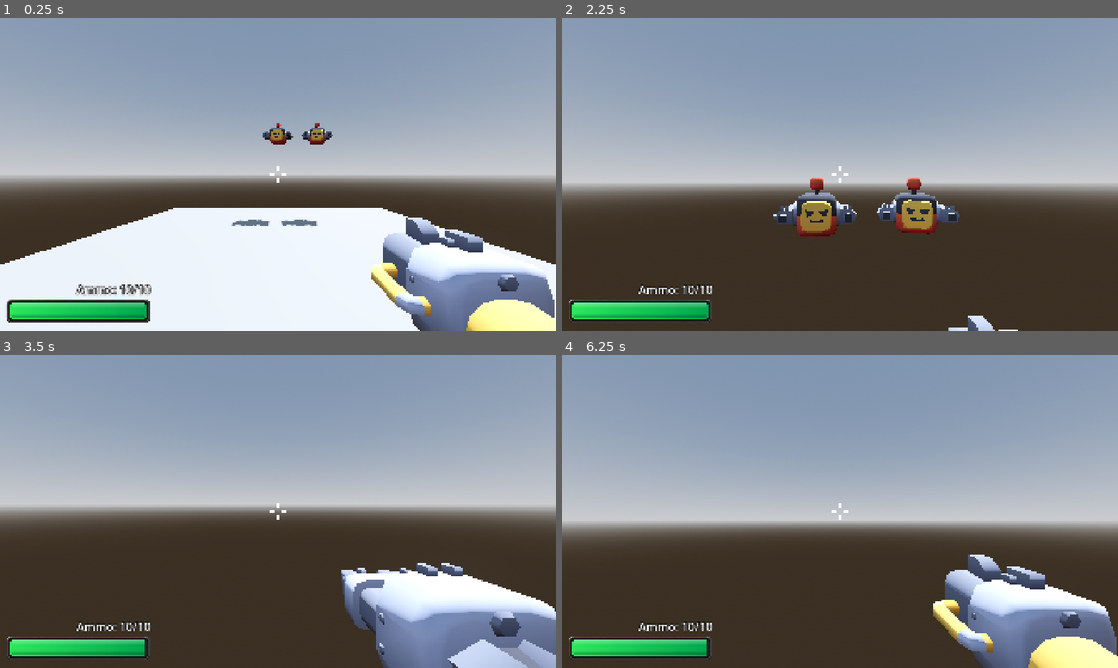
Above: before the commit, frames 1-4 (two rows, left to right).
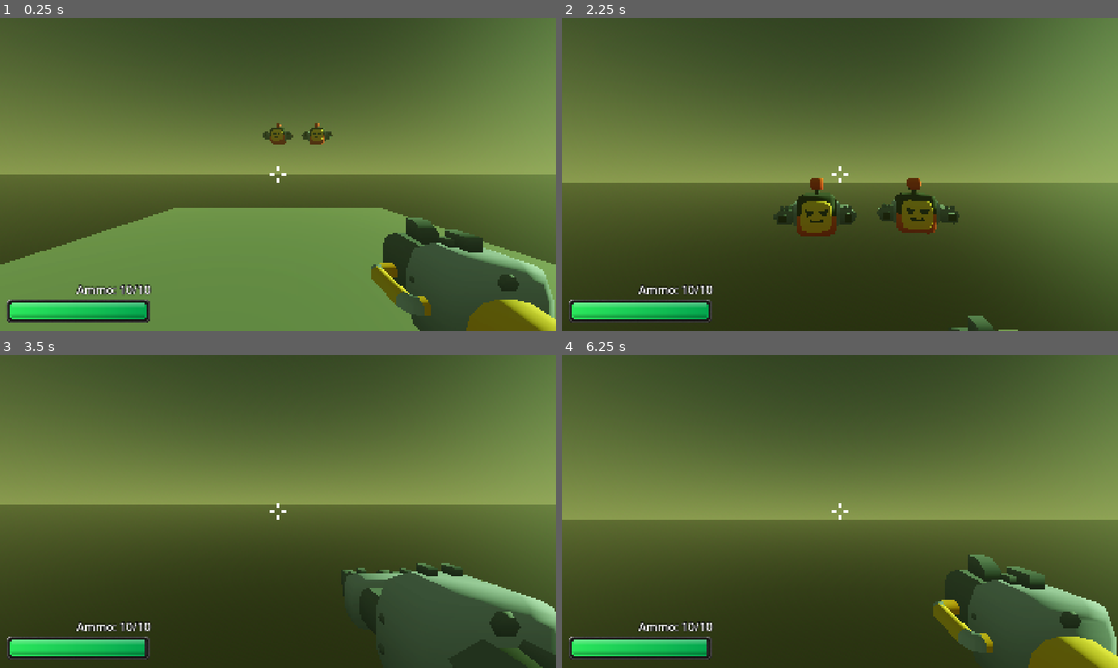
Above: after the commit, the same moments.

Repository: Stone-keep/3d_first_person_shooter
Game: Godot game, scene res://scenes/game.tscn
The game is run twice, just before and just after one commit, with the same random seed, the same clock (stepped at 60 frames per second) and the same inputs. Sound files missing from this copy of the repository are replaced by a short silence.
Inputs (mouse positions are in pixels of both pictures, inside the frame that each line leads up to):
- Up to frame 1 (0.25 s): no input
- Up to frame 2 (2.25 s): move the mouse to (867, 174) at 0.52 s; press the mouse at (867, 174) at 0.53 s; hold W (forward) from 0.53 s (still down); tap Space (jump) at 0.77, 1.52 s; move the mouse to (812, 174) at 1.27 s; release the mouse at (812, 174) at 1.28 s; tap Shift (run) at 1.35 s; move the mouse to (851, 168) at 2.02 s; tap E (toggle_weapon) at 2.1 s
- Up to frame 3 (3.5 s): keep holding W (forward); move the mouse to (272, 517) at 2.77 s; click (272, 517) at 2.85 s; tap Space (jump) at 3.02 s
- Up to frame 4 (6.25 s): tap Enter at 3.5, 5.75 s; move the mouse to (878, 514) at 3.52 s; hold Shift (run) 3.53-4.28 s; tap Space (jump) at 3.77, 4.25, 4.52, 6.02 s; move the mouse to (795, 508) at 4.27 s; tap E (toggle_weapon) at 4.35 s; move the mouse to (845, 511) at 5.02 s; press the mouse at (845, 511) at 5.03 s; move the mouse to (817, 505) at 5.77 s; release W (forward) at 5.78 s; release the mouse at (817, 505) at 5.78 s; hold D (right) from 5.78 s (still down); tap Shift (run) at 5.85 s

The runs differ from the first frame. In frame 1, 97% of the frame differs, in the area x 0-100%, y 0-100%; in frame 2, 74%; in frame 3, 76%; in frame 4, 78%.

Commit message:
Add enviornement animation

Diff:
--- a/scenes/dual_shooter.tscn
+++ b/scenes/dual_shooter.tscn
@@ -9,6 +9,8 @@
 weapon_name = "DualShooter"
 shoot_sound = ExtResource("2_quhbp")
 damage = 2
+current_ammo = 25
+max_ammo = 25
 cooldown = 0.3
 continuous_shooting = true
 min_flash_size = 0.3
--- a/scenes/enemy.gd
+++ b/scenes/enemy.gd
@@ -100,5 +100,5 @@
 		shoot_timer.stop()
 
 func _on_shoot_timer_timeout() -> void:
-	if player:
+	if player and not is_dying:
 		shoot()
--- a/scenes/game.gd
+++ b/scenes/game.gd
@@ -1,12 +1,47 @@
 extends Node3D
+
+@export var morning_color := Color(0.722, 1.0, 0.604)
+@export var daylight_color := Color(0.918, 1.0, 0.839)
+@export var sunset_color := Color(1.0, 0.604, 0.388)
+@export var half_day_time := 300.0
 
 @onready var player: CharacterBody3D = $Characters/Player
 @onready var hud: CanvasLayer = $HUD
+@onready var enviornement: WorldEnvironment = $Enviornement
+@onready var sun: DirectionalLight3D = $Sun
+@onready var sky_material: ProceduralSkyMaterial = enviornement.environment.sky.sky_material
 
 func _ready() -> void:
 	player.health_changed.connect(_on_player_health_changed)
 	hud.update_player_current_hp(player.current_health, player.max_health)
+	enviornement_animation()
 
+func enviornement_animation():
+	var tween = create_tween()
+	tween.set_parallel(true)
+	tween.tween_property(sun, "light_energy", 1.0, half_day_time)
+	tween.tween_property(sun, "light_color", daylight_color, half_day_time)
+	tween.tween_property(sun, "rotation_degrees", Vector3(-90, 100, 0), half_day_time)
+	tween.tween_property(sky_material, "sky_top_color", Color(0.16, 0.24, 0.18), half_day_time)
+	tween.tween_property(sky_material, "sky_horizon_color", Color(0.70, 0.78, 0.48), half_day_time)
+	tween.tween_property(sky_material, "ground_horizon_color", Color(0.70, 0.78, 0.48), half_day_time)
+	tween.tween_property(sky_material, "ground_bottom_color", Color(0.08, 0.10, 0.055), half_day_time)
+	tween.tween_property(enviornement.environment, "ambient_light_color", Color(0.42, 0.50, 0.30), half_day_time)
+	tween.tween_property(enviornement.environment, "fog_light_color", Color(0.70, 0.78, 0.48), half_day_time)
+	tween.tween_property(enviornement.environment, "volumetric_fog_albedo", Color(0.70, 0.78, 0.48), half_day_time)
+	tween.tween_property(enviornement.environment, "volumetric_fog_density", 0, half_day_time)
+	tween.chain()
+	tween.tween_property(sun, "light_energy", 0.8, half_day_time)
+	tween.tween_property(sun, "light_color", sunset_color, half_day_time)
+	tween.tween_property(sun, "rotation_degrees", Vector3(-170, 100, 0), half_day_time)
+	tween.tween_property(sky_material, "sky_top_color", Color(0.11, 0.055, 0.10), half_day_time)
+	tween.tween_property(sky_material, "sky_horizon_color", Color(0.82, 0.36, 0.26), half_day_time)
+	tween.tween_property(sky_material, "ground_horizon_color", Color(0.82, 0.36, 0.26), half_day_time)
+	tween.tween_property(sky_material, "ground_bottom_color", Color(0.055, 0.035, 0.035), half_day_time)
+	tween.tween_property(enviornement.environment, "ambient_light_color", Color(0.45, 0.26, 0.20), half_day_time)
+	tween.tween_property(enviornement.environment, "fog_light_color", Color(0.82, 0.36, 0.26), half_day_time)
+	tween.tween_property(enviornement.environment, "volumetric_fog_albedo", Color(0.82, 0.36, 0.26), half_day_time)
+	tween.tween_property(enviornement.environment, "volumetric_fog_density", 0.014, half_day_time)
 
 func _on_player_health_changed(hp_current: int, hp_max: int):
 	hud.update_player_current_hp(hp_current, hp_max)
--- a/scenes/game.tscn
+++ b/scenes/game.tscn
@@ -6,8 +6,14 @@
 [ext_resource type="PackedScene" uid="uid://dsvmctv4la0no" path="res://scenes/enemy.tscn" id="2_yqjtg"]
 
 [sub_resource type="ProceduralSkyMaterial" id="ProceduralSkyMaterial_8cj0n"]
-sky_horizon_color = Color(0.66224277, 0.6717428, 0.6867428, 1)
-ground_horizon_color = Color(0.66224277, 0.6717428, 0.6867428, 1)
+sky_top_color = Color(0.075, 0.13, 0.11, 1)
+sky_horizon_color = Color(0.55, 0.62, 0.34, 1)
+sky_curve = 0.32
+sky_energy_multiplier = 0.78
+ground_bottom_color = Color(0.065, 0.08, 0.045, 1)
+ground_horizon_color = Color(0.55, 0.62, 0.34, 1)
+ground_curve = 0.22
+ground_energy_multiplier = 0.5
 
 [sub_resource type="Sky" id="Sky_uwrxv"]
 sky_material = SubResource("ProceduralSkyMaterial_8cj0n")
@@ -15,8 +21,30 @@
 [sub_resource type="Environment" id="Environment_yqjtg"]
 background_mode = 2
 sky = SubResource("Sky_uwrxv")
+ambient_light_source = 2
+ambient_light_color = Color(0.34, 0.42, 0.26, 1)
+ambient_light_sky_contribution = 0.35
+ambient_light_energy = 0.62
+reflected_light_source = 2
 tonemap_mode = 2
+tonemap_exposure = 1.05
+tonemap_white = 1.25
 glow_enabled = true
+glow_intensity = 0.22
+glow_bloom = 0.08
+fog_enabled = true
+fog_light_color = Color(0.55, 0.62, 0.34, 1)
+fog_light_energy = 0.45
+fog_sun_scatter = 0.12
+fog_density = 0.018
+fog_aerial_perspective = 0.72
+fog_sky_affect = 0.464
+volumetric_fog_enabled = true
+volumetric_fog_density = 0.0191
+volumetric_fog_albedo = Color(0.58, 0.66, 0.37, 1)
+volumetric_fog_anisotropy = 0.62
+adjustment_enabled = true
+adjustment_saturation = 1.08
 
 [sub_resource type="BoxShape3D" id="BoxShape3D_8cj0n"]
 size = Vector3(10, 1, 20)
@@ -29,11 +57,14 @@
 
 [node name="HUD" parent="." unique_id=429791386 instance=ExtResource("1_lnu2h")]
 
-[node name="WorldEnvironment" type="WorldEnvironment" parent="." unique_id=1138551987]
+[node name="Enviornement" type="WorldEnvironment" parent="." unique_id=1138551987]
 environment = SubResource("Environment_yqjtg")
 
-[node name="DirectionalLight3D" type="DirectionalLight3D" parent="." unique_id=1570479734]
-transform = Transform3D(-0.8660254, -0.43301278, 0.25, 0, 0.49999997, 0.86602545, -0.50000006, 0.75, -0.43301266, 0, 0, 0)
+[node name="Sun" type="DirectionalLight3D" parent="." unique_id=1570479734]
+transform = Transform3D(-0.1736482, -0.17101006, 0.96984625, 0, 0.9848077, 0.17364818, -0.9848077, 0.030153692, -0.17101008, 0, 0, 0)
+light_color = Color(0.72156864, 1, 0.6039216, 1)
+light_energy = 0.8
+light_angular_distance = 0.45
 shadow_enabled = true
 
 [node name="Floor" type="StaticBody3D" parent="." unique_id=487463042]
--- a/scenes/hud.gd
+++ b/scenes/hud.gd
@@ -4,6 +4,7 @@
 @export var player_hp_red: CompressedTexture2D
 
 @onready var player_hp_bar: TextureProgressBar = $Control/PlayerInfo/PlayerHealthBackground/PlayerHealthBar
+@onready var ammo_label: Label = $Control/PlayerInfo/AmmoLabel
 
 func update_player_current_hp(current_health: int, max_health: int):
 	player_hp_bar.max_value = max_health
@@ -19,3 +20,6 @@
 		player_hp_bar.texture_progress = player_hp_red
 	else:
 		player_hp_bar.texture_progress = player_hp_green
+
+func update_ammo(current_ammo: int, max_ammo: int):
+	pass
--- a/scenes/weapon.gd
+++ b/scenes/weapon.gd
@@ -9,6 +9,8 @@
 @export var weapon_name := "Weapon"
 @export var shoot_sound: AudioStream
 @export var damage := 1
+@export var current_ammo := 10
+@export var max_ammo := 10
 @export var cooldown := 0.5
 @export var continuous_shooting := false
 @export var min_flash_size: float
